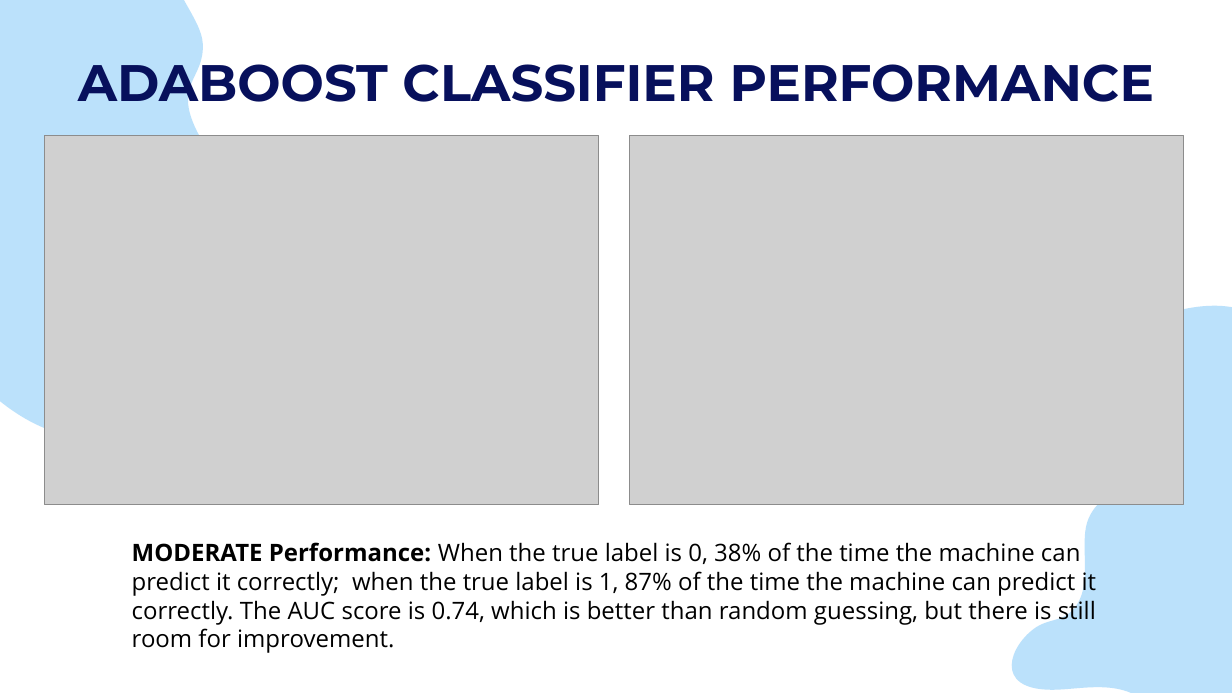
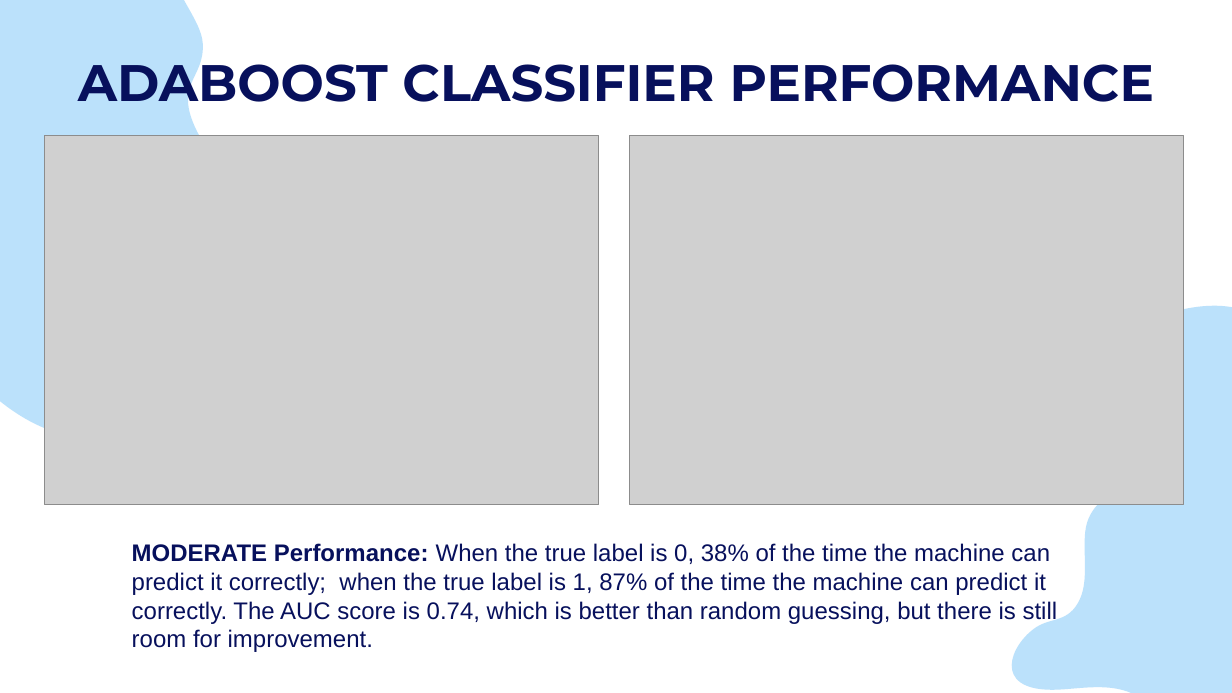
Before and after one commit to muhasenulhaque/Project-2-Machine-Learning-and-Algo-Trading, a slide deck: slide 18 of Presentation/FX_Master_Project_Presentation——Pauline.pptx. Drawn at 1232x693 pixels with LibreOffice and Linux fonts; fonts in the diff are those of the drawing; grey boxes stand for pictures. Boxes give left, top, right and bottom in pixels: in the first picture for what was removed or moved away, otherwise in the second. Text is boxed around its words. In the diff, an @@ line names an element or a change of style, - is before the commit and + after.

```diff
--- a/Presentation/FX_Master_Project_Presentation——Pauline.pptx
+++ b/Presentation/FX_Master_Project_Presentation——Pauline.pptx
@@ text "MODERATE Performance: When the true ..." at <box>132,543,1058,652</box>: font Open Sans to Arial, text colour #000000 to #07105C @@
```
Also in this commit, not shown: 5 other slides changed.
